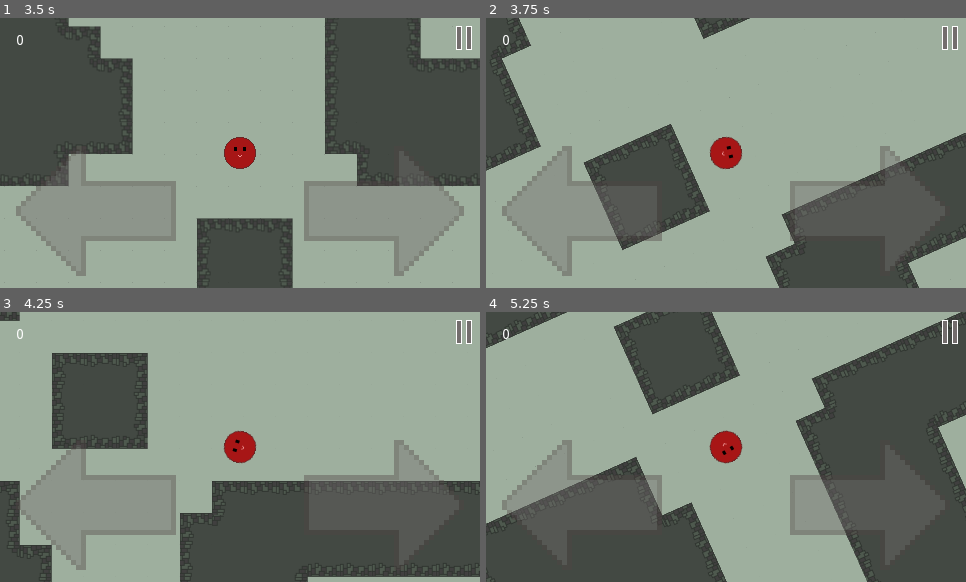
Above: before the commit, frames 1-4 (two rows, left to right).
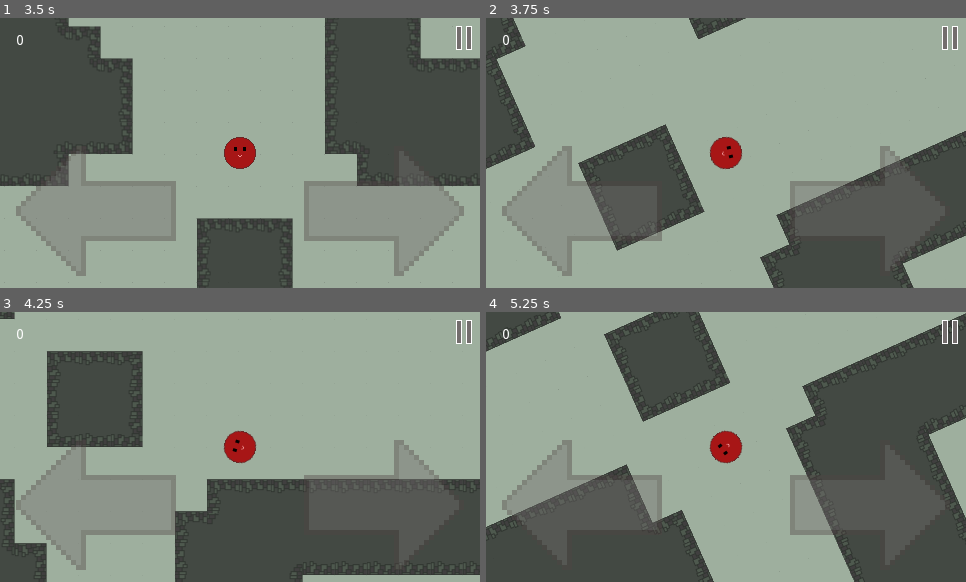
Above: after the commit, the same moments.

Repository: NetFreaks-Studio/a-maze-
Game: Godot game, scene res://scenes/levels/generic/generic/generic_level.tscn
Same seed, same stepped clock (60 frames per second), same inputs: the game is played once before the commit and once after it.
Inputs (mouse positions are in pixels of both pictures, inside the frame that each line leads up to):
- Up to frame 1 (3.5 s): click (240, 155) at 0.5 s; click (240, 155) at 1.25 s; click (240, 155) at 2 s; click (240, 85) at 2.75 s
- Up to frame 2 (3.75 s): click (870, 209) at 3.5 s
- Up to frame 3 (4.25 s): no input
- Up to frame 4 (5.25 s): click (582, 503) at 4.25 s; click (870, 503) at 5 s

Frame 1 is identical in both runs. In frame 2, 4.0% of the frame differs, in the area x 0-100%, y 0-100%; in frame 3, 4.5%; in frame 4, 7.8%.

Commit message:
movimento/rotacao wip

Diff:
--- a/scenes/ball/scripts/ball.gd
+++ b/scenes/ball/scripts/ball.gd
@@ -22,12 +22,17 @@
 var gravity_multiplier = 1
 var rotation_force = 0
 
+onready var sprite = $Sprite
+
 func _process(delta):
 	_rotate_sprite(delta)
 
 func _physics_process(delta):
 	_update_gravity()
+	print(motion)
+	print("mbs")
 	motion = move_bounce_and_slide(motion, delta)
+	print(motion)
 	if mbs_collisions:
 		for i in mbs_collisions:
 			var col_motion = (i.travel + i.remainder)/delta
@@ -38,10 +43,9 @@
 		rotation_force = rotation_force*0.99
 	if motion == Vector2(0,0):
 		rotation_force = 0
-
-func _move_bounce_and_slide_aux(vel_rel, slide_min, vel_rel_remainder):
-	var col = move_and_collide(vel_rel_remainder)
-	var result = vel_rel
+func _move_bounce_and_slide_aux(vel_rel, bounce_min):
+	var col = move_and_collide(vel_rel)
+	var result
 	if col:
 		mbs_collisions.append(col)
 
@@ -56,23 +60,23 @@
 		var horizontal_velocity_after_impact = tangent.dot(bounce)
 
 		var remainder_bounce = remainder.bounce(normal)
-		if abs(vertical_velocity_after_impact) >= slide_min:
-			print("bounce")
-			result = _move_bounce_and_slide_aux(bounce, slide_min, remainder_bounce)
-		elif abs(horizontal_velocity_after_impact) > 0.0001:
+		if abs(vertical_velocity_after_impact) >= bounce_min:
+			result = _move_bounce_and_slide_aux(bounce, bounce_min)
+		elif abs(horizontal_velocity_after_impact) != 0:
 			var slide = tangent*horizontal_velocity_after_impact
 			var remainder_slide = tangent*tangent.dot(remainder_bounce)
-			print("slide")
-			result = _move_bounce_and_slide_aux(slide, slide_min, remainder_slide)
+			result = _move_bounce_and_slide_aux(slide, bounce_min)
 		else:
 			result = Vector2(0,0)
-	return result
+	else:
+		 result = vel_rel
+	return result.normalized()*vel_rel.length()
 
 func move_bounce_and_slide(vel, delta):
 	mbs_collisions = []
 	var vel_rel = vel*delta
-	var slide_min = 0*delta
-	return _move_bounce_and_slide_aux(vel_rel, slide_min, vel_rel)/delta
+	var bounce_min = 100*delta
+	return _move_bounce_and_slide_aux(vel_rel, bounce_min)/delta
 
 #rotates the ball and all its physics atributes.
 #Desired effect for the end user: map is rotated, the ball keeps being affected by the gravity (falling down), as per usual
@@ -87,7 +91,7 @@
 
 #rotates the sprite based on friction
 func _rotate_sprite(delta):
-	$Sprite.rotate(rotation_force*delta)
+	sprite.rotate(rotation_force*delta)
 
 #updates the values by which the sprite will be rotated by (friction)
 func _update_sprite_rotation(normal, motion, friction):
